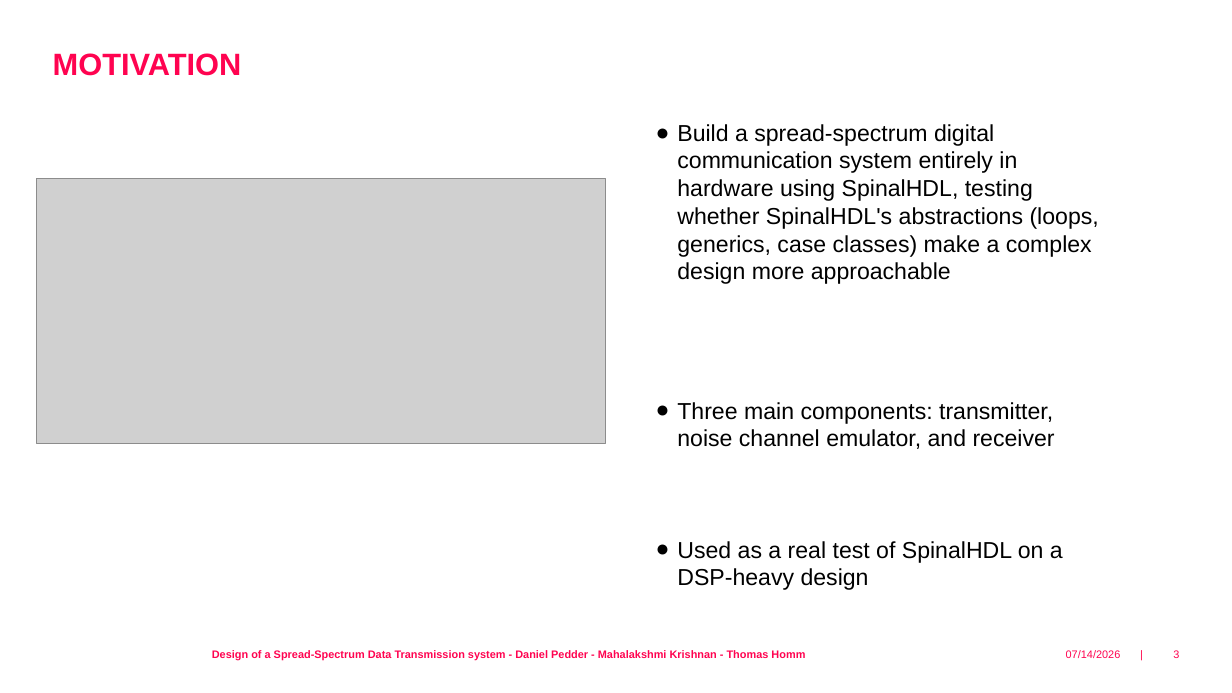
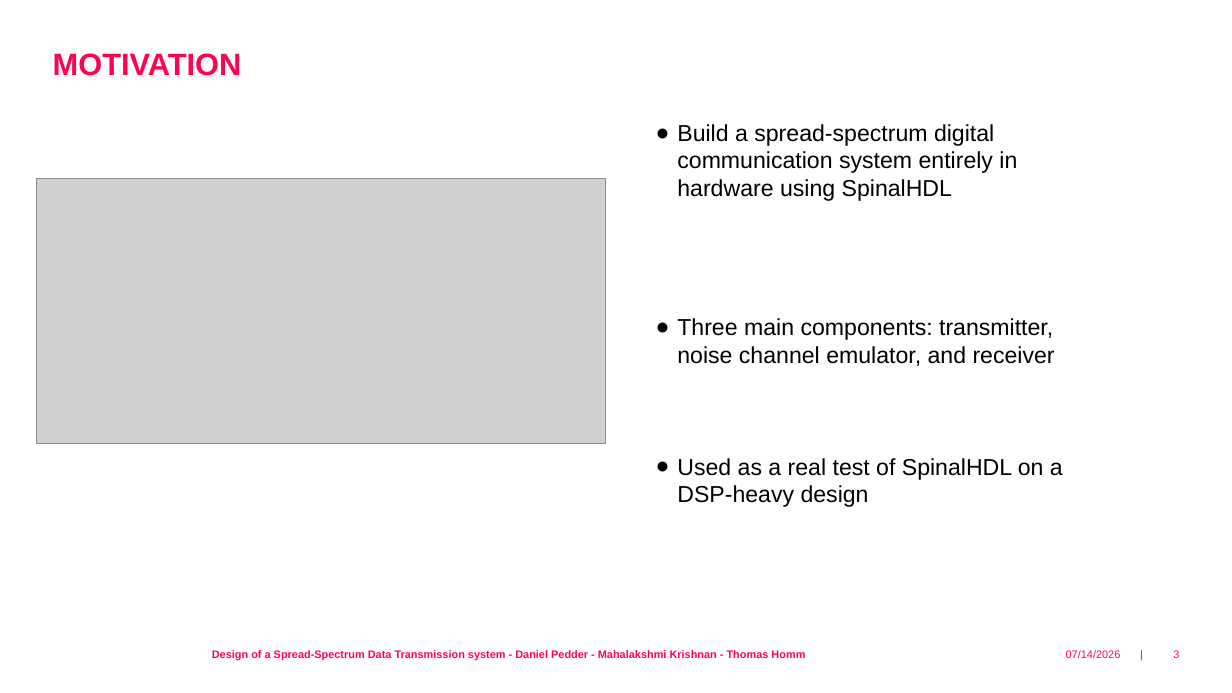
Before and after one commit to fredowski/spreads, a slide deck: slide 3 of documentation/presentation/spread_spectrum_vlsi_daniel.odp. Drawn at 1232x693 pixels with LibreOffice and Linux fonts; fonts in the diff are those of the drawing; grey boxes stand for pictures; background and template pictures are left out. Boxes give left, top, right and bottom in pixels: in the first picture for what was removed or moved away, otherwise in the second. Text is boxed around its words. In the diff, an @@ line names an element or a change of style, - is before the commit and + after.

```diff
--- a/documentation/presentation/spread_spectrum_vlsi_daniel.odp
+++ b/documentation/presentation/spread_spectrum_vlsi_daniel.odp
@@ text at <box>677,124,1017,201</box>: text changed @@
-● Build a spread-spectrum digital communication system entirely in hardware using SpinalHDL, testing whether SpinalHDL's abstractions (loops, generics, case classes) make a complex design more approachable
+● Build a spread-spectrum digital communication system entirely in hardware using SpinalHDL
```
Also in this commit, not shown: 1 other slide changed, 4 slides added.
